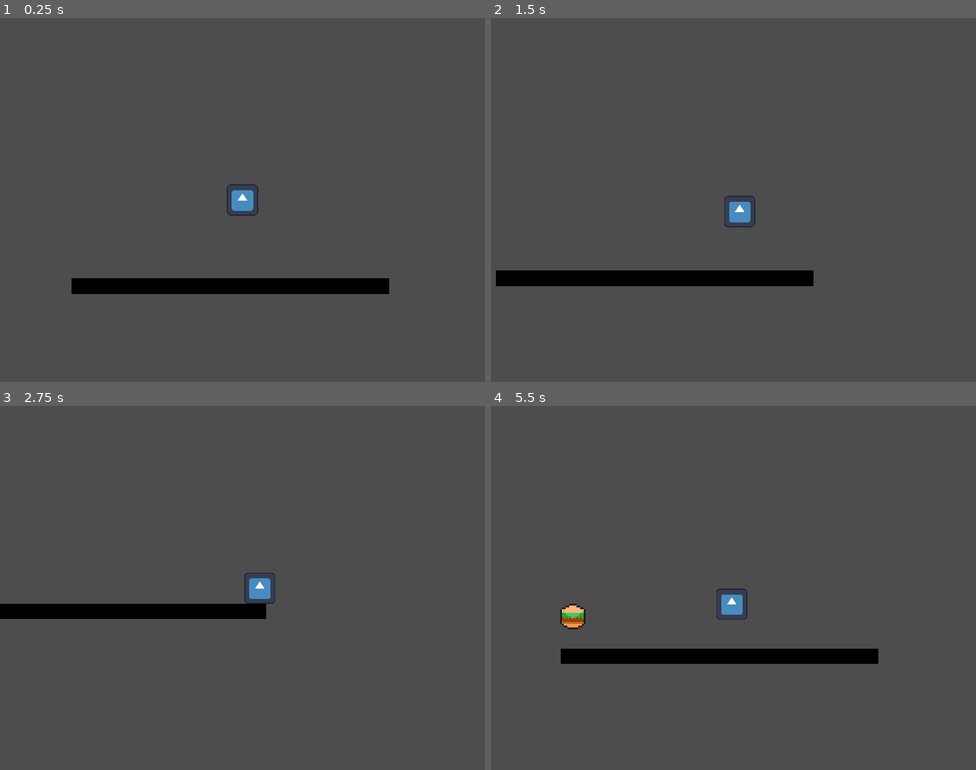
Above: before the commit, frames 1-4 (two rows, left to right).
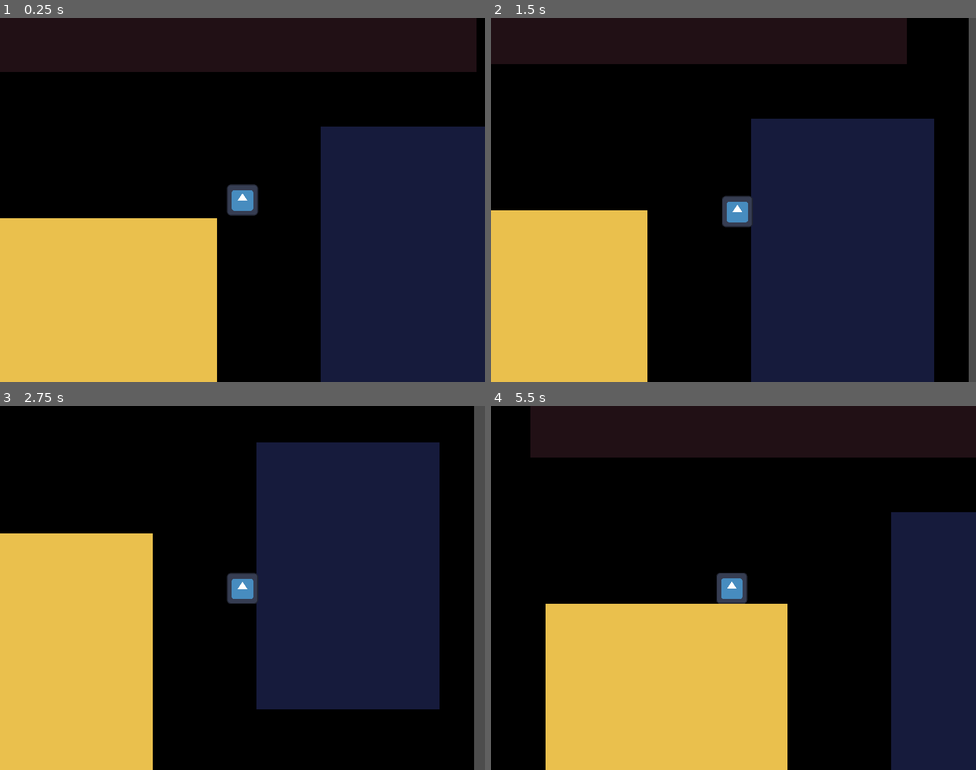
Above: after the commit, the same moments.

Repository: apenas-naka/jornada-dev-godot
Game: Godot game, scene res://scenes/world.tscn
Same seed, same stepped clock (60 frames per second), same inputs: the game is played once before the commit and once after it. The engine's default icon, where the game draws it, is replaced by a stand-in: a white triangle on a blue panel in a dark square.
Inputs:
- Up to frame 1 (0.25 s): no input
- Up to frame 2 (1.5 s): tap Enter at 0.5 s; hold D (move_right) 0.53-1.28 s; hold S (move_down) from 1.28 s (still down)
- Up to frame 3 (2.75 s): release S (move_down) at 2.03 s; hold D (move_right) from 2.03 s (still down)
- Up to frame 4 (5.5 s): release D (move_right) at 2.78 s; hold W (move_up) 2.78-3.53 s; hold A (move_left) 3.53-5.03 s; hold S (move_down) from 5.03 s (still down)

The runs differ from the first frame. In frame 1, 99% of the frame differs, in the area x 0-100%, y 0-100%; in frame 2, 97%; in frame 3, 97%; in frame 4, 99%.

Commit message:
item spawn n map
simples spawn de item;
prototipo de mapa.

Diff:
--- a/scenes/burguer.tscn
+++ b/scenes/burguer.tscn
@@ -6,7 +6,7 @@
 [sub_resource type="RectangleShape2D" id="RectangleShape2D_qvvgy"]
 
 [node name="burguer" type="Area2D"]
-scale = Vector2(5, 5)
+scale = Vector2(2, 2)
 script = ExtResource("1_bdi7b")
 metadata/_edit_group_ = true
 
--- a/scenes/world.tscn
+++ b/scenes/world.tscn
@@ -1,16 +1,47 @@
-[gd_scene load_steps=4 format=3 uid="uid://dwj5ixvm5xd0e"]
+[gd_scene load_steps=8 format=3 uid="uid://dwj5ixvm5xd0e"]
 
 [ext_resource type="PackedScene" uid="uid://c2woyananrkj" path="res://scenes/player.tscn" id="1_7kj44"]
 [ext_resource type="Script" path="res://scripts/world.gd" id="1_xntby"]
+[ext_resource type="Texture2D" uid="uid://dy6fdpyhpuiiq" path="res://assets/mapa-teste.png" id="2_wuaut"]
 [ext_resource type="PackedScene" uid="uid://bwatuk05jcxxx" path="res://scenes/floor.tscn" id="2_y6kf6"]
+
+[sub_resource type="RectangleShape2D" id="RectangleShape2D_0csf0"]
+size = Vector2(1003, 1225)
+
+[sub_resource type="RectangleShape2D" id="RectangleShape2D_4tfn2"]
+size = Vector2(753, 1096.5)
+
+[sub_resource type="RectangleShape2D" id="RectangleShape2D_cgwkj"]
+size = Vector2(141.6, 33.5333)
 
 [node name="world" type="Node2D"]
 script = ExtResource("1_xntby")
 metadata/_edit_vertical_guides_ = [1337.0]
 metadata/_edit_horizontal_guides_ = [813.0]
 
+[node name="mapa" type="StaticBody2D" parent="."]
+
+[node name="mapa_art" type="Sprite2D" parent="mapa"]
+position = Vector2(1288, 525)
+scale = Vector2(10.1914, 10.1914)
+texture = ExtResource("2_wuaut")
+
+[node name="limits_1" type="CollisionShape2D" parent="mapa"]
+position = Vector2(767.5, 1136.5)
+shape = SubResource("RectangleShape2D_0csf0")
+
+[node name="limits_2" type="CollisionShape2D" parent="mapa"]
+position = Vector2(2074.5, 695.75)
+shape = SubResource("RectangleShape2D_4tfn2")
+
+[node name="limits_3" type="CollisionShape2D" parent="mapa"]
+position = Vector2(1271, -329.5)
+scale = Vector2(15, 15)
+shape = SubResource("RectangleShape2D_cgwkj")
+
 [node name="chao" parent="." instance=ExtResource("2_y6kf6")]
-position = Vector2(1323, 806)
+visible = false
+position = Vector2(-898, 951)
 metadata/_edit_group_ = true
 
 [node name="spawnCollectables" type="Timer" parent="."]
--- a/scripts/burguer.gd
+++ b/scripts/burguer.gd
@@ -6,3 +6,5 @@
 		queue_free();
 	else:
 		print("Colidiu em algo")
+		queue_free();
+		print("Limpando");
--- a/scripts/world.gd
+++ b/scripts/world.gd
@@ -6,3 +6,4 @@
 	var newObject = myCollectable.instantiate();
 	newObject.position = Vector2(randi_range(720, 620), randi_range(520, 1080));
 	add_child(newObject);
+	print("ITEM CRIADO");
Not shown, changed: Progresso.txt
Binary file added: assets/mapa-teste.png
Not shown, added: assets/mapa-teste.png.import
